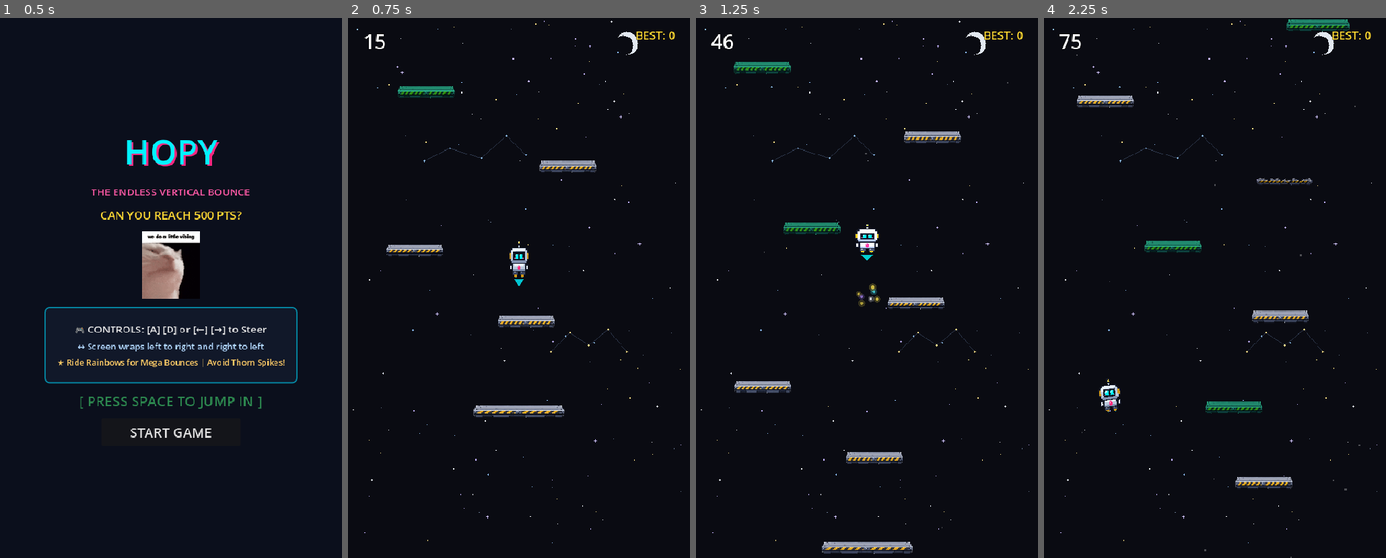
Above: before the commit, frames 1-4 (left to right).
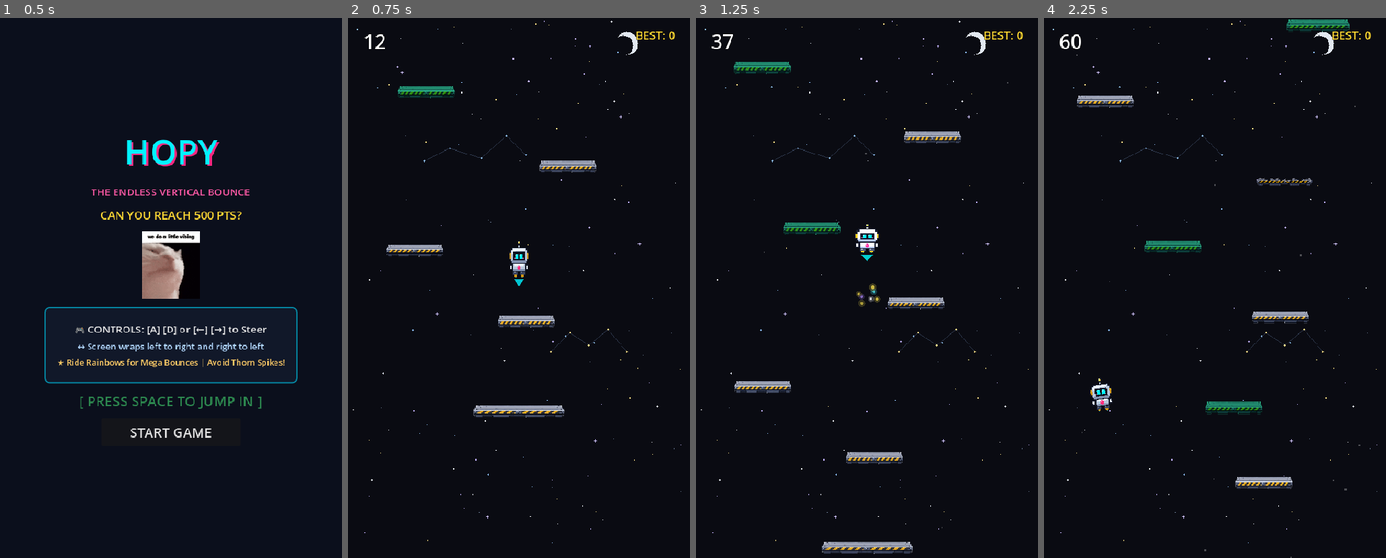
Above: after the commit, the same moments.

Repository: DevireddyNehal/Hopy
Game: Godot game, scene res://scenes/TitleScreen.tscn
The game is run twice, just before and just after one commit, with the same random seed, the same clock (stepped at 60 frames per second) and the same inputs.
Inputs:
- Up to frame 1 (0.5 s): no input
- Up to frame 2 (0.75 s): click "START GAME" at 0.5 s
- Up to frame 3 (1.25 s): no input
- Up to frame 4 (2.25 s): tap Enter at 1.25, 2.1 s; hold Right (ui_right) 1.28-2.03 s; hold Space (start_action) 1.28-2.03 s; hold Left (ui_left) from 2.03 s (still down)

Frame 1 is identical in both runs. In frame 2, less than 0.1% of the frame differs, in the area x 7-11%, y 3-6%; in frame 3, 0.2%; in frame 4, 0.8%, in the area x 4-90%, y 0-88%.

Commit message:
tune: slow score accumulation to 0.8x rate (10px per score point)

Diff:
--- a/scripts/main.gd
+++ b/scripts/main.gd
@@ -65,9 +65,9 @@
 		star_particles_right.amount = count
 
 func _physics_process(_delta: float) -> void:
-	# Height-based score calculation
+	# Height-based score calculation (1 point per 10px climbed)
 	if GameState.is_game_active and is_instance_valid(robot):
-		var current_height = maxf(0.0, (start_y - robot.global_position.y) / 8.0)
+		var current_height = maxf(0.0, (start_y - robot.global_position.y) / 10.0)
 		GameState.update_score(int(current_height))
 
 func _on_color_scheme_changed(scheme_index: int) -> void:
